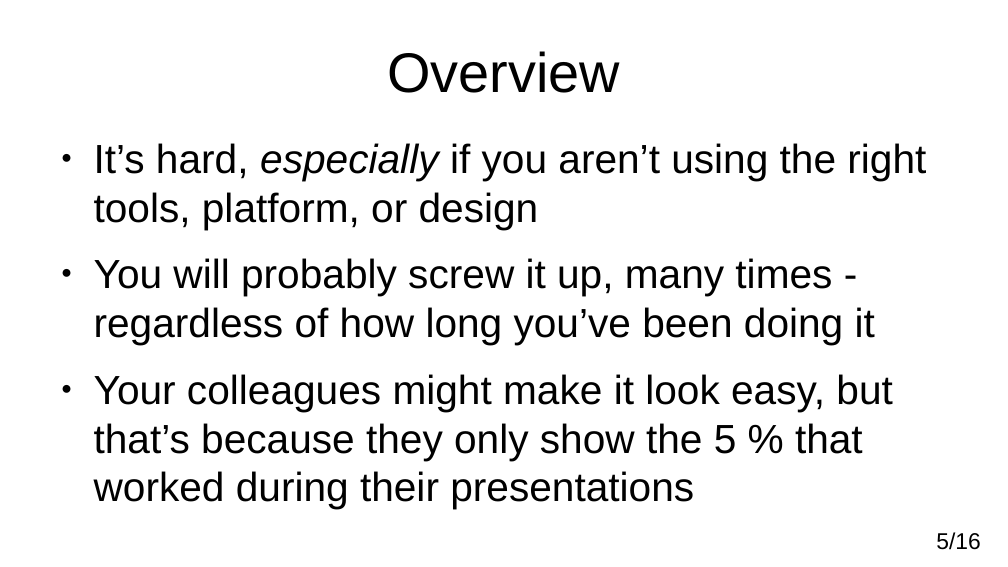
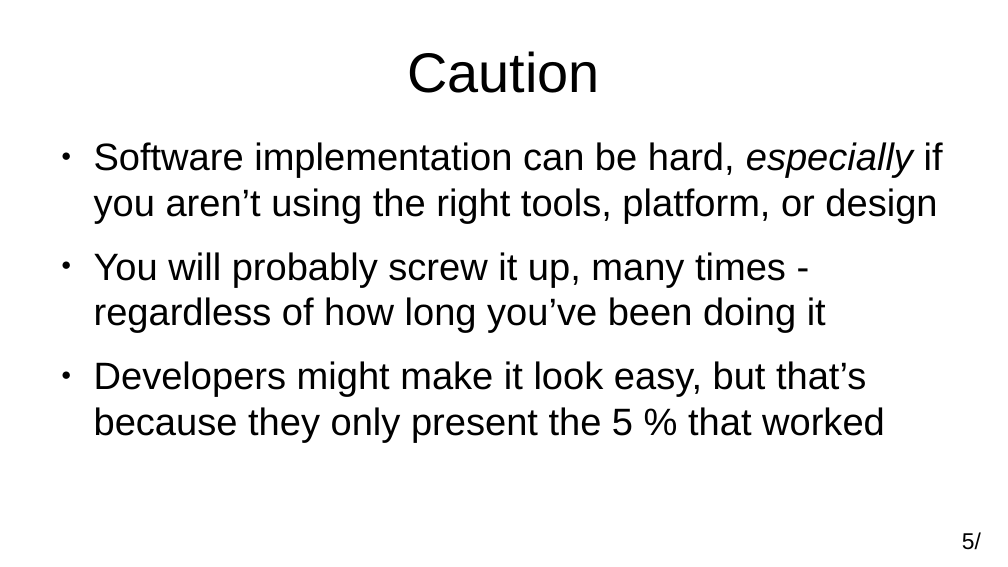
Before and after one commit to adamkewley/rse-meetups, a slide deck: slide 5 of 4_SoftwareImplementation/PresentationSlides.odp. Drawn at 1008x567 pixels with LibreOffice and Linux fonts; fonts in the diff are those of the drawing. Boxes give left, top, right and bottom in pixels: in the first picture for what was removed or moved away, otherwise in the second. Text is boxed around its words. In the diff, an @@ line names an element or a change of style, - is before the commit and + after.

```diff
--- a/4_SoftwareImplementation/PresentationSlides.odp
+++ b/4_SoftwareImplementation/PresentationSlides.odp
@@ title at (408, 51, 600, 93): text changed @@
-Overview
+Caution
@@ text at (94, 142, 943, 224): text changed; size 32 to 30 pt @@
-● It’s hard, especially if you aren’t using the right tools, platform, or design
+● Software implementation can be hard, especially if you aren’t using the right tools, platform, or design
@@ text at (94, 252, 826, 333): size 32 to 30 pt in "You will probably screw it up, many ..."; indent changed @@
@@ text at (94, 361, 885, 443): text changed; size 32 to 30 pt @@
-● Your colleagues might make it look easy, but that’s because they only show the 5 % that worked during their presentations
+● Developers might make it look easy, but that’s because they only present the 5 % that worked
@@ page number at (962, 532, 981, 550): text changed @@
-5/16
+5/
```
Also in this commit, not shown: 13 other slides changed, 3 slides added, 2 slides removed, 2 other files.
